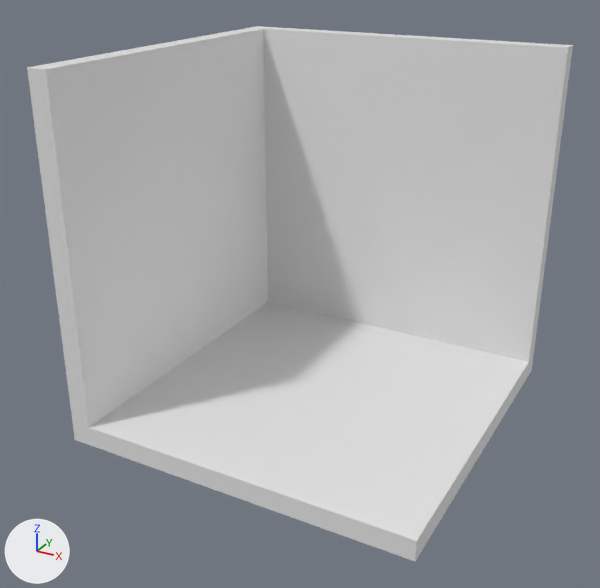
An edit to the glTF model public/models/miRoom.gltf, drawn before and after from the same camera.
One viewpoint serves both versions: a 50 mm lens placed at (3.91, -7.6, 5.15), pointed at (-0.1, -0.3, 1.5). Lighting does not change. The marker at lower left points along +X, +Y and +Z. Where no turn or scale is listed for an object, it has been applied to the vertices.
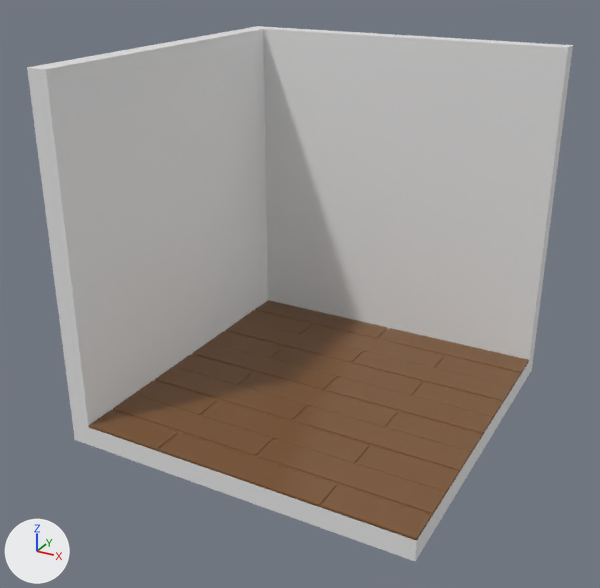
Where the newer file only moved an object's origin or applied its transform, the numbers keep the older frame.

Where the change shows, as pixel boxes (x1, y1, x2, y2) in the pictures (600 x 588 px):
'Floor', added (brown): after (89, 300, 529, 540)

Patch to the scene script:
```diff
--- a/public/models/miRoom.gltf.py
+++ b/public/models/miRoom.gltf.py
@@ mat_material_001 @@
+mat_material_001 = principled_material('Material.001')
+mat_material_001.base_color = (0.216, 0.1, 0.0374)  # brown #805936
+mat_material_001.metallic = 0.177
+mat_material_001.roughness = 0.152
@@ me_cube_001 @@
+me_cube_001.from_pydata(...)  # 3040 vertices, 6060 faces; spans x -1.88..1.88, y -1.89..1.89, z 0.0..0.03
+me_cube_001.materials.append(mat_material_001)  # brown #805936
@@ ob_floor @@
+ob_floor = bpy.data.objects.new('Floor', me_cube_001)
+ob_floor.location = (0.12, -0.12, 0.23)
```
